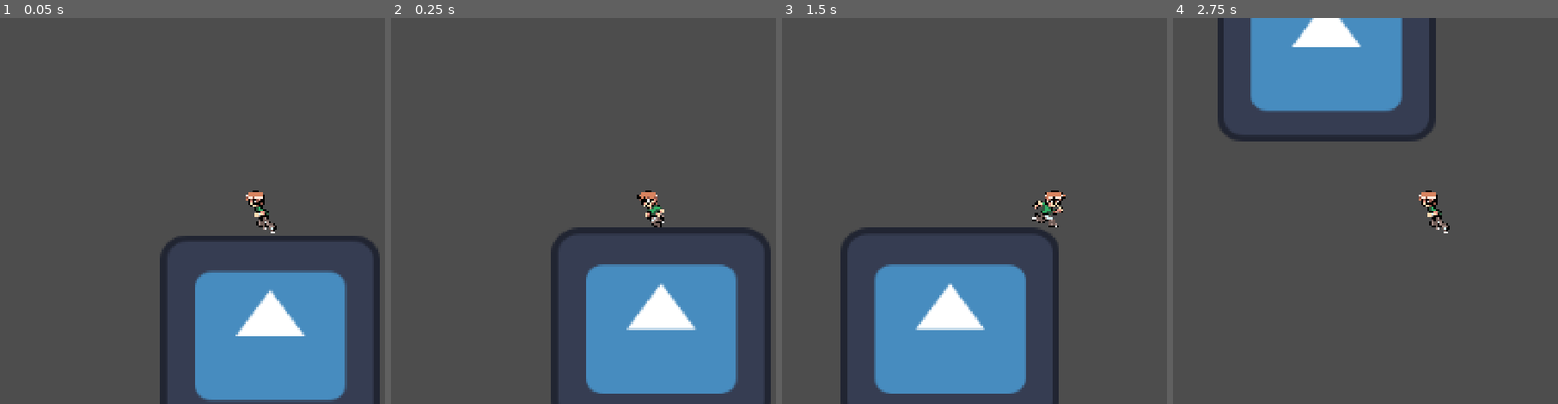
Above: before the commit, frames 1-4 (left to right).
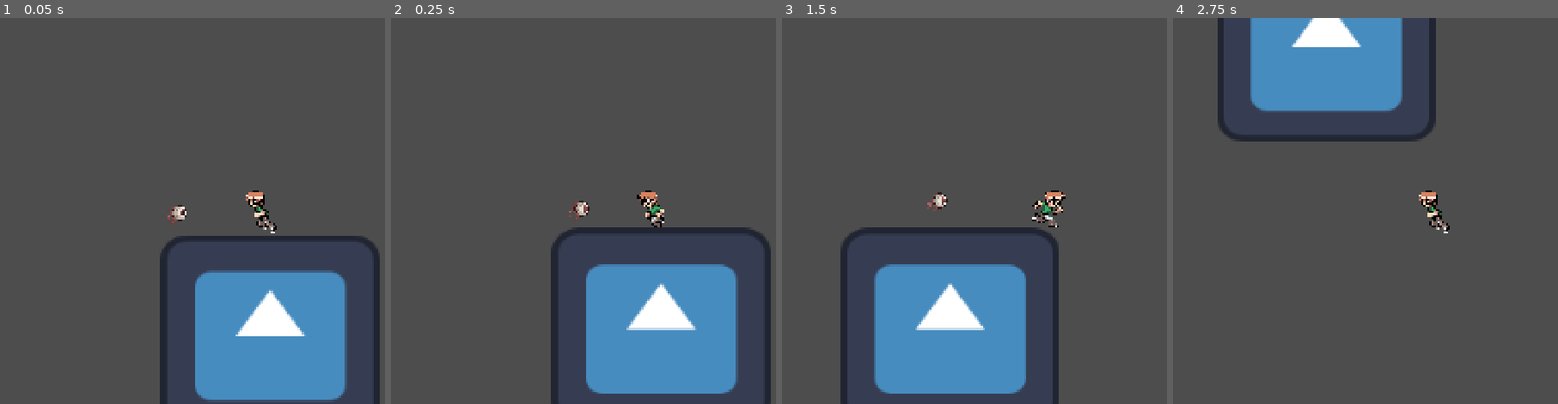
Above: after the commit, the same moments.

Repository: holonkai/GMTK2026
Game: Godot game, scene res://Scenes/testEnvironment.tscn
Two runs of this game, one before a commit and one after it. Both use one fixed random seed, a clock stepped at 60 frames per second and the inputs below. The engine's default icon, where the game draws it, is replaced by a stand-in: a white triangle on a blue panel in a dark square.
Inputs:
- Up to frame 1 (0.05 s): no input
- Up to frame 2 (0.25 s): no input
- Up to frame 3 (1.5 s): hold Shift (Run) 0.53-1.28 s; hold D (Right) from 0.53 s (still down); tap W (Jump) at 0.77 s; tap Shift (Run) at 1.35 s
- Up to frame 4 (2.75 s): tap W (Jump) at 1.52 s; release D (Right) at 2.03 s; hold A (Left) from 2.03 s (still down); hold Shift (Run) from 2.03 s (still down)

The runs differ from the first frame. In frame 1, 0.2% of the frame differs, in the area x 43-49%, y 48-54%; in frame 2, 0.2%; in frame 3, 0.1%; in frame 4, nothing differs.

Commit message:
Added Eye Enemy

Diff:
--- /dev/null
+++ b/Scenes/EyeEnemy.tscn
@@ -0,0 +1,130 @@
+[gd_scene format=3 uid="uid://bn8bb76eywvns"]
+
+[ext_resource type="Texture2D" uid="uid://s6gcfnefsjtb" path="res://Assets/Tiny Fantasy/Tiny Fantasy/Assets/BasicGoblin/BasicGoblin-Sheet.png" id="1_xm08b"]
+[ext_resource type="Texture2D" uid="uid://djqk72miw2rhh" path="res://Assets/Tiny Fantasy/Tiny Fantasy/Assets/Eye/Eye-Sheet.png" id="1_ywwwk"]
+[ext_resource type="Script" uid="uid://djan46kn5o0wl" path="res://Scripts/Enemy Scripts/movement_component.gd" id="2_xcvi8"]
+
+[sub_resource type="AtlasTexture" id="AtlasTexture_rk1hq"]
+atlas = ExtResource("1_ywwwk")
+region = Rect2(0, 32, 64, 32)
+
+[sub_resource type="AtlasTexture" id="AtlasTexture_8vu1x"]
+atlas = ExtResource("1_ywwwk")
+region = Rect2(64, 32, 64, 32)
+
+[sub_resource type="AtlasTexture" id="AtlasTexture_djke3"]
+atlas = ExtResource("1_ywwwk")
+region = Rect2(128, 32, 64, 32)
+
+[sub_resource type="AtlasTexture" id="AtlasTexture_8k66w"]
+atlas = ExtResource("1_ywwwk")
+region = Rect2(192, 32, 64, 32)
+
+[sub_resource type="AtlasTexture" id="AtlasTexture_yis2q"]
+atlas = ExtResource("1_ywwwk")
+region = Rect2(256, 32, 64, 32)
+
+[sub_resource type="AtlasTexture" id="AtlasTexture_v0qoe"]
+atlas = ExtResource("1_ywwwk")
+region = Rect2(320, 32, 64, 32)
+
+[sub_resource type="AtlasTexture" id="AtlasTexture_xcvi8"]
+atlas = ExtResource("1_xm08b")
+region = Rect2(0, 0, 64, 32)
+
+[sub_resource type="AtlasTexture" id="AtlasTexture_7w5cp"]
+atlas = ExtResource("1_xm08b")
+region = Rect2(64, 0, 64, 32)
+
+[sub_resource type="AtlasTexture" id="AtlasTexture_6n10i"]
+atlas = ExtResource("1_xm08b")
+region = Rect2(128, 0, 64, 32)
+
+[sub_resource type="AtlasTexture" id="AtlasTexture_gbw3e"]
+atlas = ExtResource("1_xm08b")
+region = Rect2(192, 0, 64, 32)
+
+[sub_resource type="AtlasTexture" id="AtlasTexture_fkbyy"]
+atlas = ExtResource("1_xm08b")
+region = Rect2(256, 0, 64, 32)
+
+[sub_resource type="AtlasTexture" id="AtlasTexture_2gt0r"]
+atlas = ExtResource("1_xm08b")
+region = Rect2(320, 0, 64, 32)
+
+[sub_resource type="SpriteFrames" id="SpriteFrames_g4v7s"]
+animations = [{
+"frames": [{
+"duration": 1.0,
+"texture": SubResource("AtlasTexture_rk1hq")
+}, {
+"duration": 1.0,
+"texture": SubResource("AtlasTexture_8vu1x")
+}, {
+"duration": 1.0,
+"texture": SubResource("AtlasTexture_djke3")
+}, {
+"duration": 1.0,
+"texture": SubResource("AtlasTexture_8k66w")
+}, {
+"duration": 1.0,
+"texture": SubResource("AtlasTexture_yis2q")
+}, {
+"duration": 1.0,
+"texture": SubResource("AtlasTexture_v0qoe")
+}],
+"loop": 1,
+"name": &"Chase",
+"speed": 5.0
+}, {
+"frames": [{
+"duration": 1.0,
+"texture": SubResource("AtlasTexture_xcvi8")
+}, {
+"duration": 1.0,
+"texture": SubResource("AtlasTexture_7w5cp")
+}, {
+"duration": 1.0,
+"texture": SubResource("AtlasTexture_6n10i")
+}, {
+"duration": 1.0,
+"texture": SubResource("AtlasTexture_gbw3e")
+}, {
+"duration": 1.0,
+"texture": SubResource("AtlasTexture_fkbyy")
+}, {
+"duration": 1.0,
+"texture": SubResource("AtlasTexture_2gt0r")
+}],
+"loop": 1,
+"name": &"Idle",
+"speed": 10.0
+}, {
+"frames": [],
+"loop": 1,
+"name": &"default",
+"speed": 5.0
+}]
+
+[sub_resource type="CircleShape2D" id="CircleShape2D_g4v7s"]
+radius = 5.0
+
+[node name="EyeEnemy" type="CharacterBody2D" unique_id=2011999476 groups=["Enemy"]]
+
+[node name="AnimatedSprite2D" type="AnimatedSprite2D" parent="." unique_id=482745873]
+texture_filter = 1
+scale = Vector2(3.04, 3.04)
+sprite_frames = SubResource("SpriteFrames_g4v7s")
+animation = &"Chase"
+autoplay = "Chase"
+
+[node name="MovementComponent" type="Node" parent="." unique_id=1262154729 node_paths=PackedStringArray("body")]
+script = ExtResource("2_xcvi8")
+speed = 160
+body = NodePath("..")
+metadata/_custom_type_script = "uid://djan46kn5o0wl"
+
+[node name="CollisionShape2D" type="CollisionShape2D" parent="." unique_id=414015024]
+position = Vector2(5, 7)
+scale = Vector2(2.9629245, 2.9629245)
+shape = SubResource("CircleShape2D_g4v7s")
--- a/Scenes/playerMechanics.tscn
+++ b/Scenes/playerMechanics.tscn
@@ -157,7 +157,7 @@
 [sub_resource type="RectangleShape2D" id="RectangleShape2D_g4v7s"]
 size = Vector2(74, 105)
 
-[node name="playerMechanics" type="Node2D" unique_id=900618559]
+[node name="playerMechanics" type="Node2D" unique_id=900618559 groups=["Player"]]
 
 [node name="Player" type="CharacterBody2D" parent="." unique_id=1851494002]
 script = ExtResource("1_j0b00")
--- a/Scenes/testEnvironment.tscn
+++ b/Scenes/testEnvironment.tscn
@@ -2,13 +2,18 @@
 
 [ext_resource type="PackedScene" uid="uid://bspglct55jmap" path="res://Scenes/playerMechanics.tscn" id="1_5o8re"]
 [ext_resource type="Texture2D" uid="uid://dhcwybhoxgwhe" path="res://icon.svg" id="2_ksaap"]
+[ext_resource type="PackedScene" uid="uid://bn8bb76eywvns" path="res://Scenes/EyeEnemy.tscn" id="3_ksaap"]
 
 [sub_resource type="RectangleShape2D" id="RectangleShape2D_g4v7s"]
 size = Vector2(608, 545)
 
 [node name="testEnvironment" type="Node2D" unique_id=256658666]
 
+[node name="Goblin" parent="." unique_id=2011999476 instance=ExtResource("3_ksaap")]
+position = Vector2(288, 289)
+
 [node name="playerMechanics" parent="." unique_id=900618559 instance=ExtResource("1_5o8re")]
+unique_name_in_owner = true
 position = Vector2(540, 288)
 
 [node name="StaticBody2D" type="StaticBody2D" parent="." unique_id=1051776547]
--- /dev/null
+++ b/Scripts/Enemy Scripts/movement_component.gd
@@ -0,0 +1,20 @@
+class_name MovementComponent extends Node
+
+@export var speed := 200
+@export var body : CharacterBody2D
+@onready var player_mechanics: Node2D = $"../../playerMechanics"
+
+var dir := Vector2.ZERO
+func _ready() -> void:
+	pass
+
+
+
+func _process(delta: float) -> void:
+
+	dir = (player_mechanics.get_node("Player").global_position - body.global_position).normalized()
+
+	body.velocity = dir * speed
+
+	body.move_and_slide()
+	print(body.velocity)
--- a/Scripts/player.gd
+++ b/Scripts/player.gd
@@ -7,6 +7,7 @@
 
 const SPEED = 300.0
 const JUMP_VELOCITY = -850.0
+
 
 func _physics_process(delta: float) -> void:
 	# Animation
--- a/project.godot
+++ b/project.godot
@@ -21,6 +21,10 @@
 window/size/viewport_height=1080
 window/stretch/mode="canvas_items"
 window/stretch/aspect="expand"
+
+[global_group]
+
+Player=""
 
 [input]
 
Binary file added: Assets/Tiny Fantasy/Tiny Fantasy/Assets/AdvancedGoblin/AdvancedGoblin-Sheet.aseprite
Binary file added: Assets/Tiny Fantasy/Tiny Fantasy/Assets/AdvancedGoblin/AdvancedGoblin-Sheet.png
Not shown, added: Assets/Tiny Fantasy/Tiny Fantasy/Assets/AdvancedGoblin/AdvancedGoblin-Sheet.png.import
Binary file added: Assets/Tiny Fantasy/Tiny Fantasy/Assets/AdvancedGoblin/AdvancedGoblin.aseprite
Binary file added: Assets/Tiny Fantasy/Tiny Fantasy/Assets/BasicGoblin/BasicGoblin-Sheet.aseprite
Binary file added: Assets/Tiny Fantasy/Tiny Fantasy/Assets/BasicGoblin/BasicGoblin-Sheet.png
Not shown, added: Assets/Tiny Fantasy/Tiny Fantasy/Assets/BasicGoblin/BasicGoblin-Sheet.png.import
Binary file added: Assets/Tiny Fantasy/Tiny Fantasy/Assets/BasicGoblin/BasicGoblin.aseprite
Binary file added: Assets/Tiny Fantasy/Tiny Fantasy/Assets/EliteGoblin/EliteGoblin-Sheet.aseprite
Binary file added: Assets/Tiny Fantasy/Tiny Fantasy/Assets/EliteGoblin/EliteGoblin-Sheet.png
Not shown, added: Assets/Tiny Fantasy/Tiny Fantasy/Assets/EliteGoblin/EliteGoblin-Sheet.png.import
Binary file added: Assets/Tiny Fantasy/Tiny Fantasy/Assets/EliteGoblin/EliteGoblin.aseprite
(and 26 more such lines)
